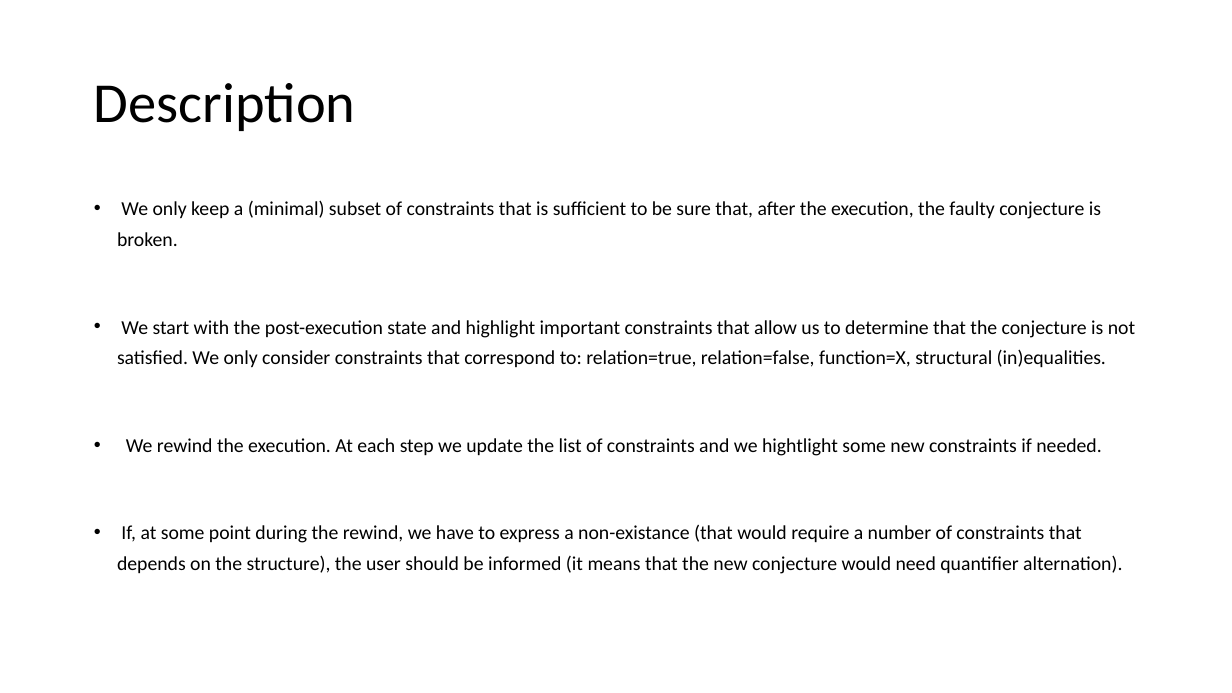
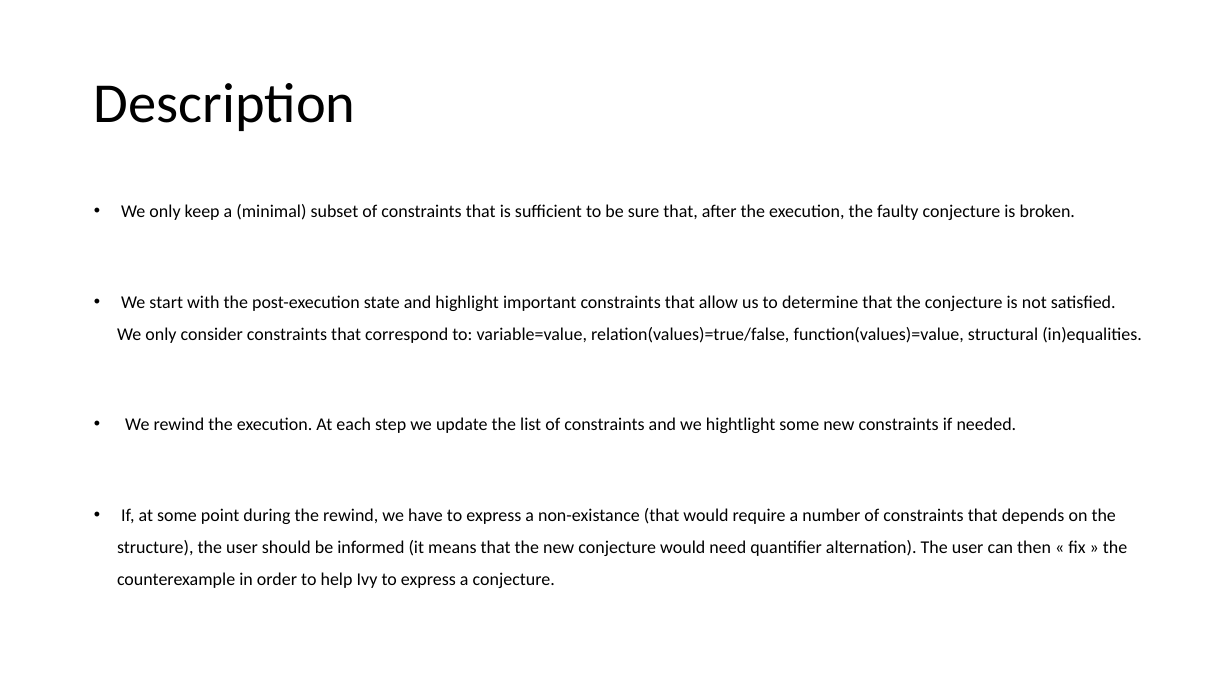
Before and after one commit to tjhance/ivy-research, a slide deck: slide 15 of interactive_proof/counterexample_generalization.pptx (slide 14 before the commit). Drawn at 1232x693 pixels with LibreOffice and Linux fonts; fonts in the diff are those of the drawing. Boxes give left, top, right and bottom in pixels: in the first picture for what was removed or moved away, otherwise in the second. Text is boxed around its words. In the diff, an @@ line names an element or a change of style, - is before the commit and + after.

Commit message:
update

```diff
--- a/interactive_proof/counterexample_generalization.pptx
+++ b/interactive_proof/counterexample_generalization.pptx
@@ text at (121, 204, 1075, 433): size 15.4 to 14 pt in "We only keep a (minimal) subset of ...", "We rewind the execution. At each step ..."; line spacing 1.3 to 1.5 @@
@@ text at (117, 295, 1142, 343): text changed; size 15.4 to 14 pt @@
-• We start with the post-execution state and highlight important constraints that allow us to determine that the conjecture is not satisfied. We only consider constraints that correspond to: relation=true, relation=false, function=X, structural (in)equalities.
+• We start with the post-execution state and highlight important constraints that allow us to determine that the conjecture is not satisfied. We only consider constraints that correspond to: variable=value, relation(values)=true/false, function(values)=value, structural (in)equalities.
@@ text at (117, 508, 1127, 588): text changed; size 15.4 to 14 pt @@
-• If, at some point during the rewind, we have to express a non-existance (that would require a number of constraints that depends on the structure), the user should be informed (it means that the new conjecture would need quantifier alternation).
+• If, at some point during the rewind, we have to express a non-existance (that would require a number of constraints that depends on the structure), the user should be informed (it means that the new conjecture would need quantifier alternation). The user can then « fix » the counterexample in order to help Ivy to express a conjecture.
```
Also in this commit, not shown: 3 other slides changed, 6 slides added, 2 slides removed.
